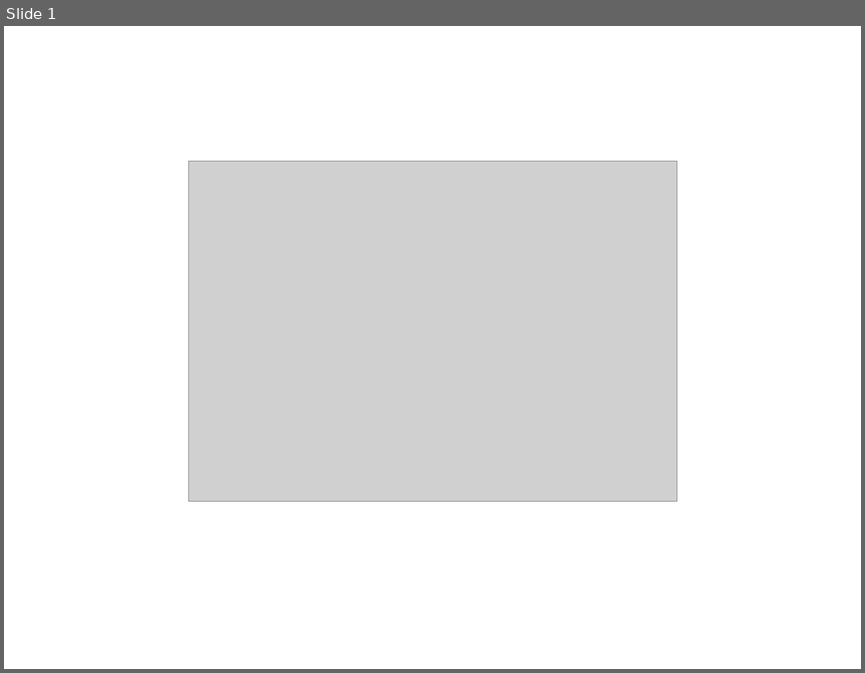
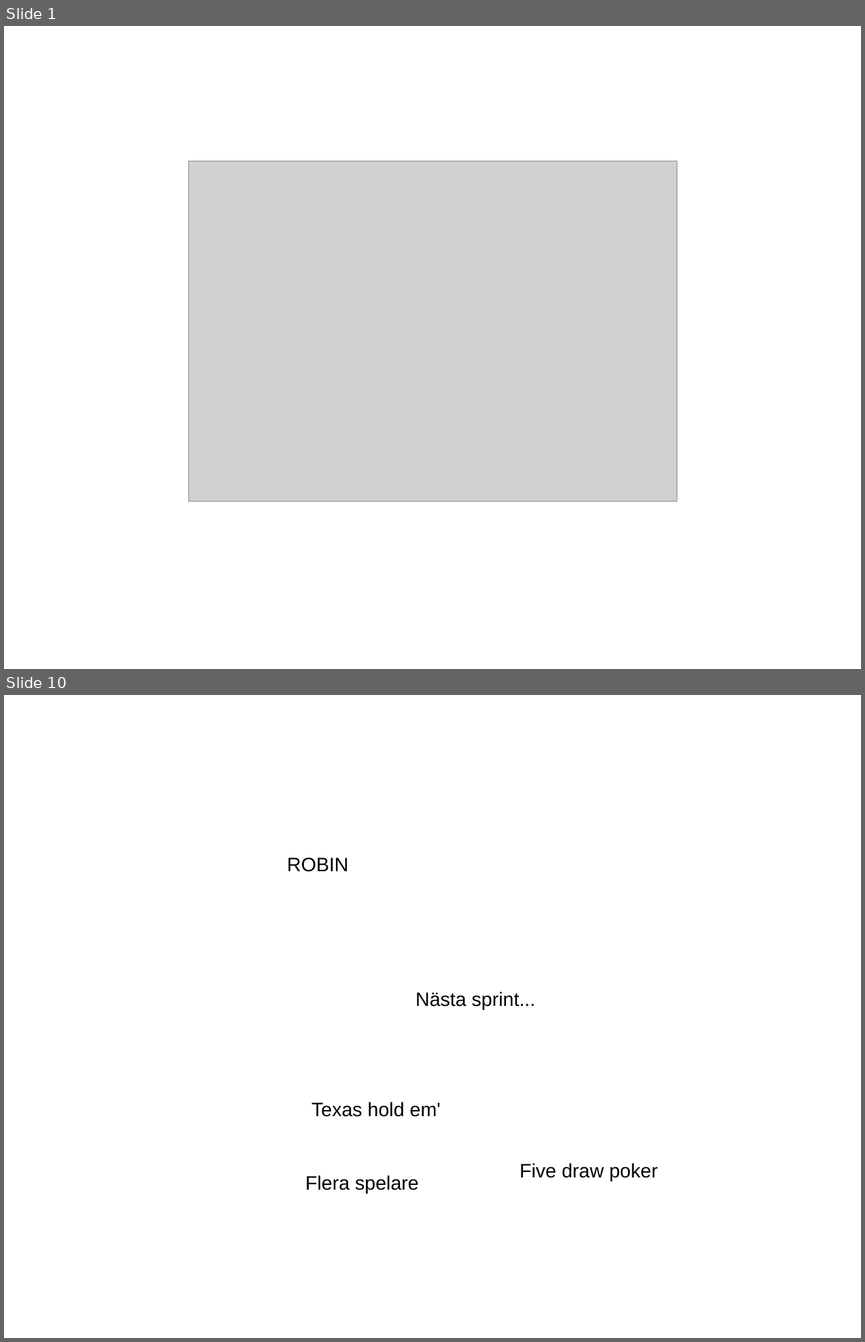
Before and after one commit to Hanicef/teamsassy, a slide deck: documents/Presentation.odp. Shown one above the other, each under a label of ours: slide 1 before the commit, slides 1 and 10 after it; the slides between them are not shown. The pictures are 865x673 and 865x1342 pixels, drawn with LibreOffice and Linux fonts; fonts in the diff are those of the drawing; grey boxes stand for pictures. Boxes give left, top, right and bottom in pixels: in the first picture for what was removed or moved away, otherwise in the second. Text is boxed around its words. In the diff, an @@ line names an element or a change of style, - is before the commit and + after.

```diff
--- a/documents/Presentation.odp
+++ b/documents/Presentation.odp
@@ slide 10 added at bbox=[4, 695, 861, 1338], background #FFFFFF @@
@@ text added at bbox=[287, 858, 348, 872], 18 pt, text #000000 @@
+ROBIN
@@ text added at bbox=[415, 991, 536, 1009], 18 pt, text #000000 @@
+Nästa sprint...
@@ text added at bbox=[311, 1102, 441, 1117], 18 pt, text #000000 @@
+Texas hold em'
@@ text added at bbox=[519, 1163, 657, 1181], 18 pt, text #000000 @@
+Five draw poker
@@ text added at bbox=[305, 1175, 419, 1193], 18 pt, text #000000 @@
+Flera spelare
```
Also in this commit, not shown: 5 slides changed, 4 other slides added, 2 slides removed.
